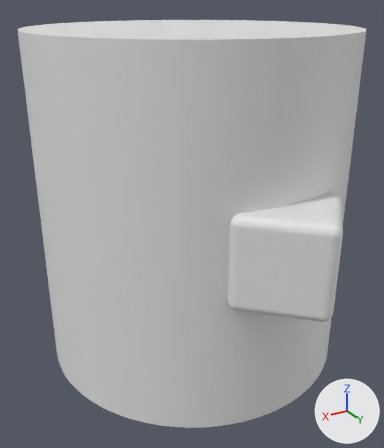
A saved change to the Blender file 3dPrint/CageTopGrid/CageTopGridCenter.blend.
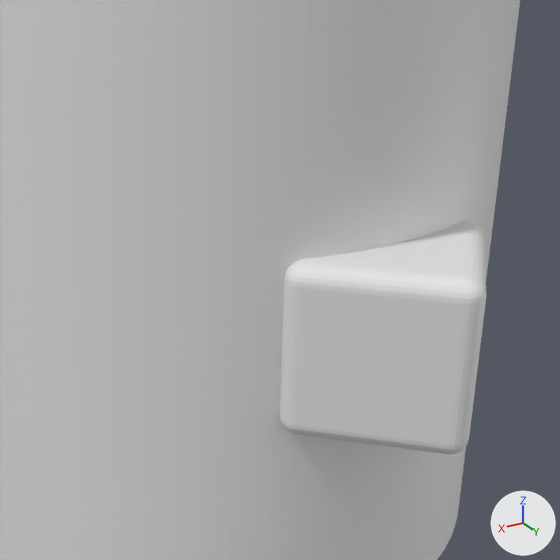
Old and new are each drawn whole from a camera (50 mm lens) standing at (52.0, 102.7, 37.2) and looking at (3.3, 21.4, -3.5) and again close up on the part from 19% to 100% of the width and 15% to 85% of the height. Lighting does not change. The marker at lower right points along +X, +Y and +Z. The same objects are shown in both versions, whatever each file hides.

Names of what the first close-up shows: 'CameraHolderCyl', 'ExtraCubeTab'.
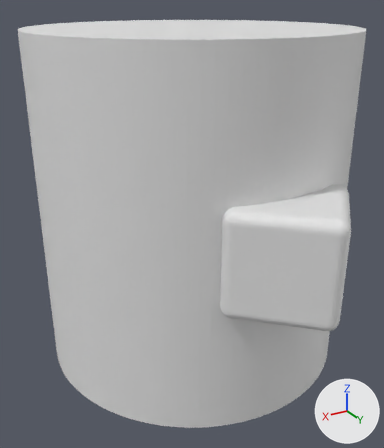
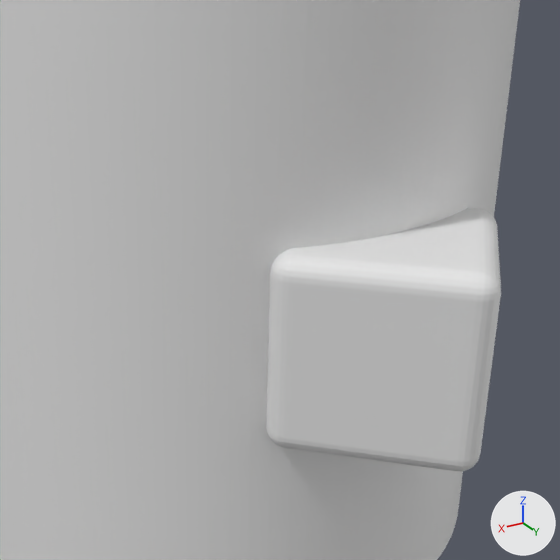
Commit message: CageTopGridCenter edits

Pixel boxes (x1, y1, x2, y2) of what changed, in the close-ups (560 x 560 px):
'ExtraCubeTab', rescaled (14% wider, 13% taller): before (280, 221, 486, 454); after (267, 208, 501, 471)

Diff of the bpy script that builds the scene:
```diff
--- a/3dPrint/CageTopGrid/CageTopGridCenter.blend.py
+++ b/3dPrint/CageTopGrid/CageTopGridCenter.blend.py
@@ ob_extracubetab @@
 ob_extracubetab.rotation_euler = (0.0, 0.0, 0.785)  # degrees (0, 0, 45)
-ob_extracubetab.scale = (0.8, 0.8, 0.8)
+ob_extracubetab.scale = (0.9, 0.9, 0.9)
 _m = ob_extracubetab.modifiers.new('Bevel', 'BEVEL')
```
